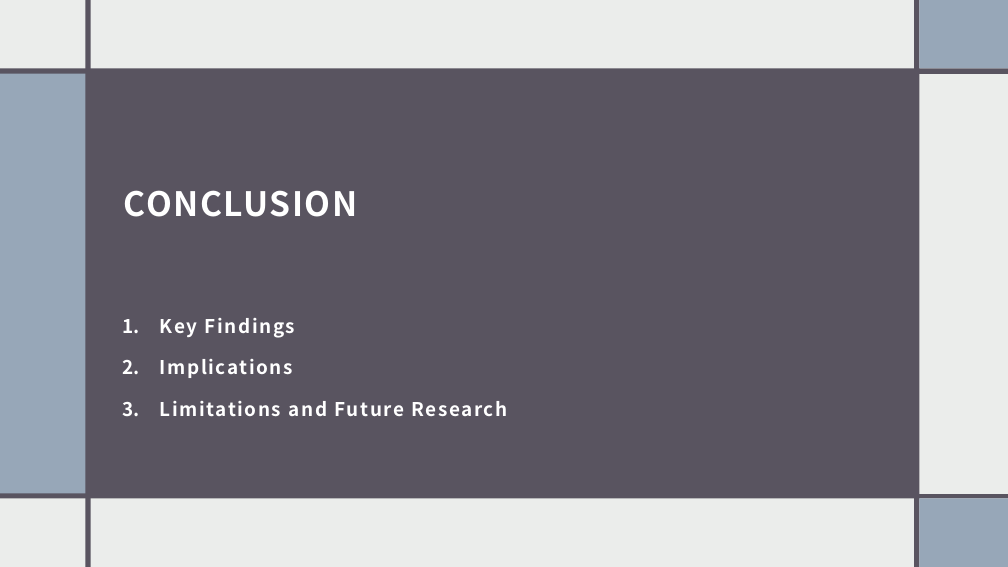
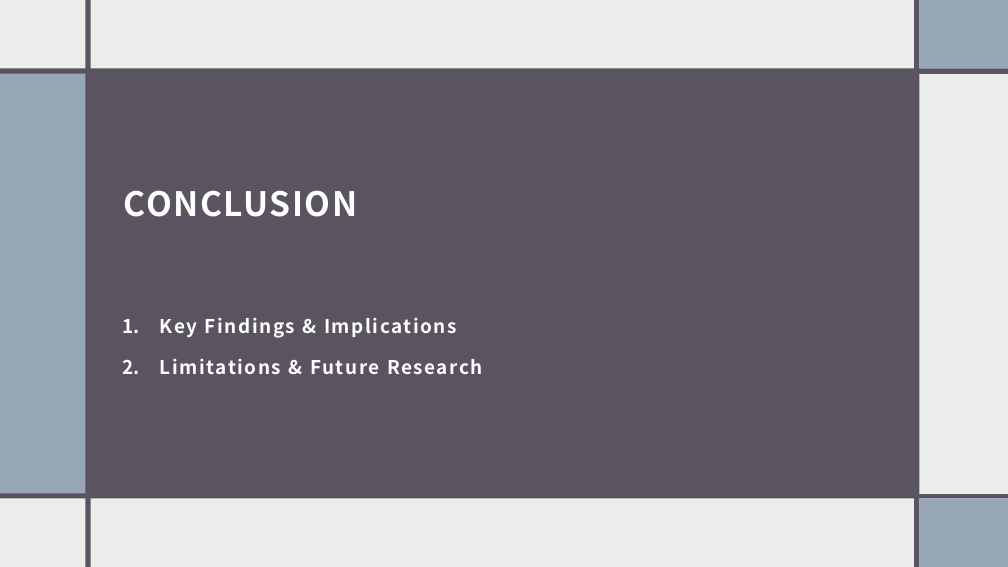
Before and after one commit to sfeldmanMIG25/Feldman-Investigating_Tour_Length_Estimators_to_Solve_Vehicle_Routing_Problem, a slide deck: slide 25 of Documents/Feldman_VRP_Thesis_Presentation.pptx (slide 13 before the commit). Drawn at 1008x567 pixels with LibreOffice and Linux fonts; fonts in the diff are those of the drawing. Boxes give left, top, right and bottom in pixels: in the first picture for what was removed or moved away, otherwise in the second. Text is boxed around its words. In the diff, an @@ line names an element or a change of style, - is before the commit and + after.

Commit message:
Documentation Update
Thesis presentation
Thesis text
Other forms.

```diff
--- a/Documents/Feldman_VRP_Thesis_Presentation.pptx
+++ b/Documents/Feldman_VRP_Thesis_Presentation.pptx
@@ text at (160, 318, 483, 374): text changed @@
-1. Key Findings
-2. Implications
-3. Limitations and Future Research
+1. Key Findings & Implications
+2. Limitations & Future Research
```
Also in this commit, not shown: 8 other slides changed, 16 slides added, 8 slides removed, 3 other files.
